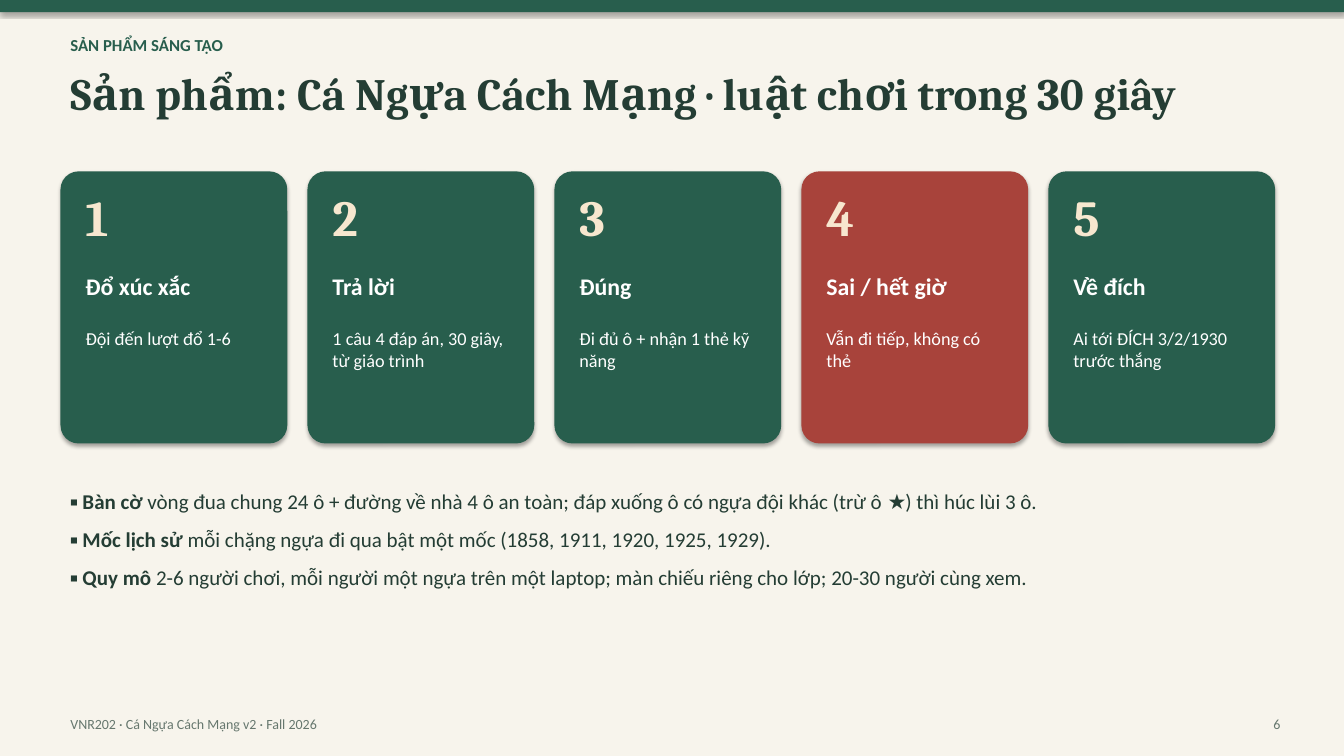
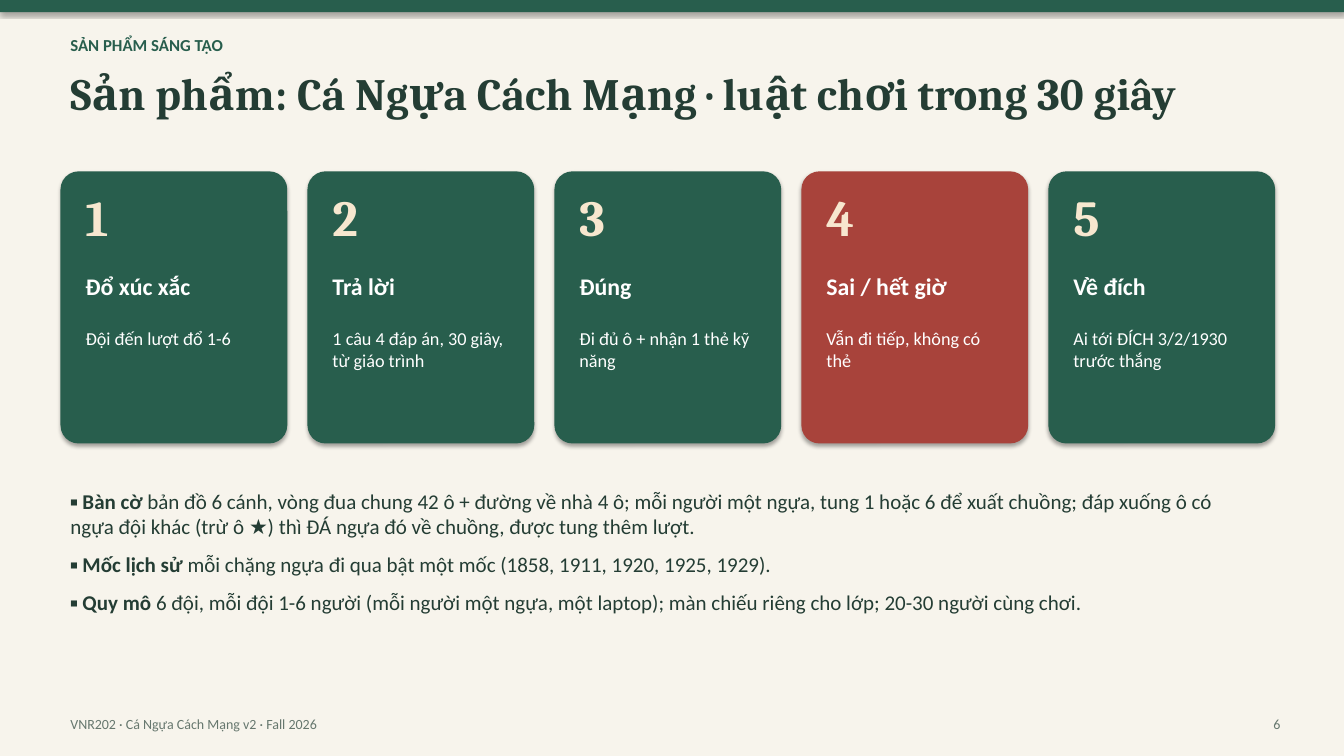
Before and after one commit to DatHoQuoc/VNR202, a slide deck: slide 6 of vnr-v2/slides/VNR202_CaNgua_Showcase_v2.pptx. Drawn at 1344x756 pixels with LibreOffice and Linux fonts; fonts in the diff are those of the drawing. Boxes give left, top, right and bottom in pixels: in the first picture for what was removed or moved away, otherwise in the second. Text is boxed around its words. In the diff, an @@ line names an element or a change of style, - is before the commit and + after.

```diff
--- a/vnr-v2/slides/VNR202_CaNgua_Showcase_v2.pptx
+++ b/vnr-v2/slides/VNR202_CaNgua_Showcase_v2.pptx
@@ text at (x1=70, y1=492, x2=1212, y2=538): text changed @@
-▪ Bàn cờ vòng đua chung 24 ô + đường về nhà 4 ô an toàn; đáp xuống ô có ngựa đội khác (trừ ô ★) thì húc lùi 3 ô.
+▪ Bàn cờ bản đồ 6 cánh, vòng đua chung 42 ô + đường về nhà 4 ô; mỗi người một ngựa, tung 1 hoặc 6 để xuất chuồng; đáp xuống ô có ngựa đội khác (trừ ô ★) thì ĐÁ ngựa đó về chuồng, được tung thêm lượt.
@@ text at (x1=82, y1=593, x2=1081, y2=614): text changed @@
-▪ Quy mô 2-6 người chơi, mỗi người một ngựa trên một laptop; màn chiếu riêng cho lớp; 20-30 người cùng xem.
+▪ Quy mô 6 đội, mỗi đội 1-6 người (mỗi người một ngựa, một laptop); màn chiếu riêng cho lớp; 20-30 người cùng chơi.
```
Also in this commit, not shown: 1 other slide changed, 14 other files.
